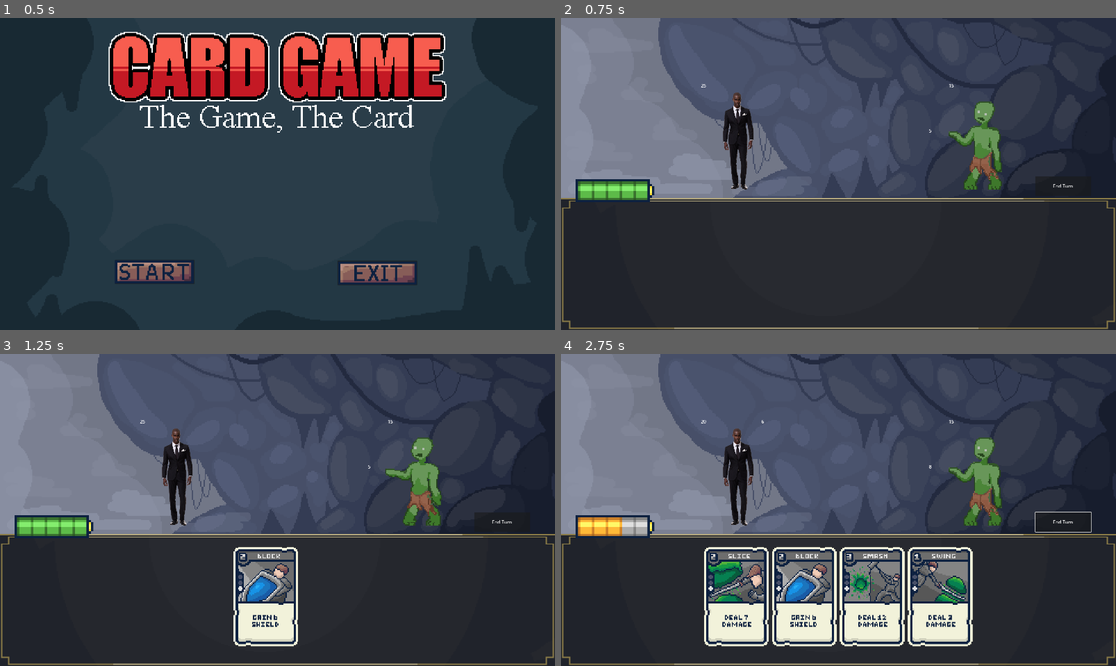
Above: before the commit, frames 1-4 (two rows, left to right).
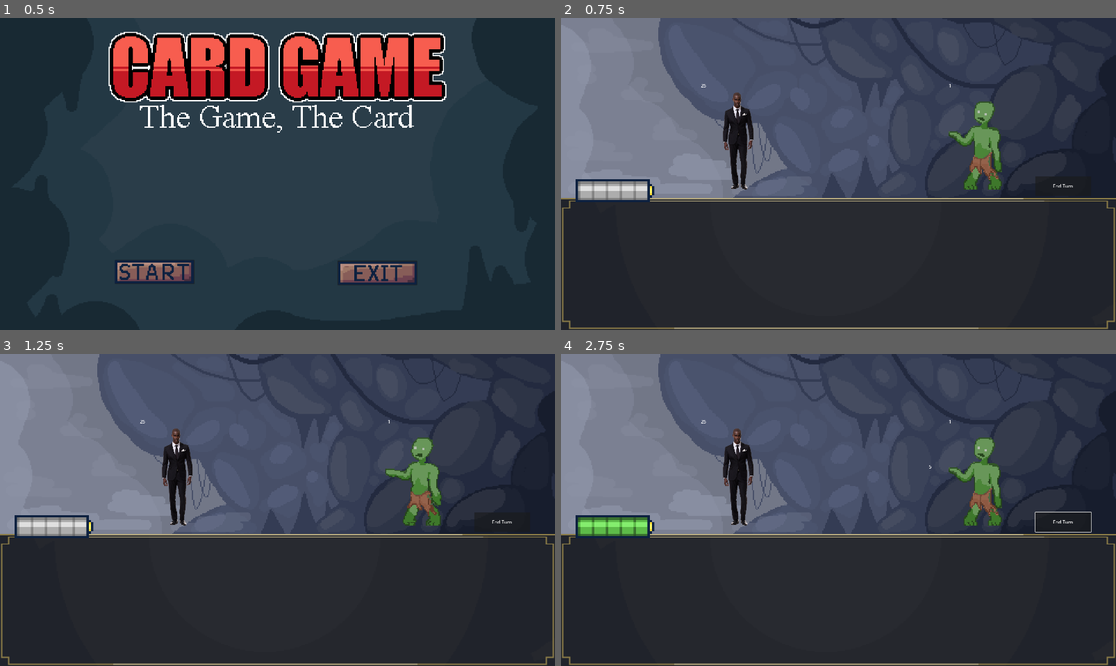
Above: after the commit, the same moments.

Repository: Fredeblok0912/Card_game
Game: Godot game, scene res://menu.tscn
The game is run twice, just before and just after one commit, with the same random seed, the same clock (stepped at 60 frames per second) and the same inputs.
Inputs (mouse positions are in pixels of both pictures, inside the frame that each line leads up to):
- Up to frame 1 (0.5 s): no input
- Up to frame 2 (0.75 s): click (716, 270) at 0.5 s
- Up to frame 3 (1.25 s): no input
- Up to frame 4 (2.75 s): click "End Turn" at 1.25 s; move the mouse to (727, 597) at 2.02 s; hold Up (ui_up) from 2.03 s (still down); click (727, 597) at 2.17 s

Frame 1 is identical in both runs. In frame 2, 0.8% of the frame differs, in the area x 3-71%, y 21-59%; in frame 3, 4.4%; in frame 4, 15%, in the area x 3-75%, y 21-94%.
Error after the commit: Invalid access to property or key 'current_energy' on a base object of type 'Nil'. (res://Cardlist.gd:3)

Commit message:
x cost, but doesnt work

Diff:
--- a/Cardlist.gd
+++ b/Cardlist.gd
@@ -1,5 +1,6 @@
 extends Node
 
+var x_cost = Gamecode.current_energy as int#x cost spends all of the remaining energy
 # Kort Database som en dictionary
 # cost = the amount of energy the card costs
 # damage = how much damage the card deals to the enemy
@@ -18,7 +19,7 @@
 	006: {"name": "Backstab","cost":2, "damage": 9, "shield": 0, "draw":0, "heal":0, "selfdamage":0,"executionmult":1,"rarity":2},
 	007: {"name": "Armor Up!","cost":3, "damage": 0, "shield": 9, "draw":0, "heal":0, "selfdamage":0,"executionmult":1,"rarity":2},
 	008: {"name": "Quick Jab","cost":1, "damage": 3, "shield": 0, "draw":1, "heal":0, "selfdamage":0,"executionmult":1,"rarity":2},
-	009: {"name": "Flurry","cost":"all remaining energy", "damage": 5, "shield": 0, "draw":0, "heal":0, "selfdamage":0,"executionmult":"amount of energy spent","rarity":2},
+	009: {"name": "Flurry","cost": x_cost, "damage": 5, "shield": 0, "draw":0, "heal":0, "selfdamage":0,"executionmult":x_cost,"rarity":2},
 	010: {"name": "Deathblow","cost":5, "damage": 35, "shield": 0, "draw":0, "heal":0, "selfdamage":0,"executionmult":1,"rarity":3},
 	011: {"name": "Singe","cost":1, "damage": 7, "shield": 0, "draw":0, "heal":0, "selfdamage":3,"executionmult":1,"rarity":1},
 	012: {"name": "Flamekick","cost":2, "damage": 15, "shield": 0, "draw":0, "heal":0, "selfdamage":5,"executionmult":1,"rarity":1},
@@ -58,7 +59,7 @@
 	}
 
 # Etablering af main Deck Arrays
-var decklist = [1,2,2,3,4,4]       		# Det permanente deck som bliver kopieret til hvert combat, er den som man skal add kort til når man køber
+var decklist = [9,9,9,9,1,2,2,3,4,4]       		# Det permanente deck som bliver kopieret til hvert combat, er den som man skal add kort til når man køber
 var current_decklist = []	# Kort som er i spillerens deck under combat, burde være tom og kopiere inholdet af decklist, men for testing rn er den fyldt
 var hand_cards = []						# Kort som er i spillerens hånd
 #Discard should be empty, this is for testing purposes
--- a/Gamecode.gd
+++ b/Gamecode.gd
@@ -94,11 +94,11 @@
 	if event is InputEventMouseButton and event.pressed and event.button_index == MOUSE_BUTTON_LEFT:
 		var cardcost = Cardlist.card_database[card_id].get("cost")
 		if not cardcost > current_energy:
-			current_energy = current_energy - cardcost
 #			print(current_energy)
 			card_played(card_id)
 			Cardlist.discard_pile.append(card_id)
 			remove_card_on_click(card_id, card_node)
+			current_energy = current_energy - cardcost
 		else:
 			print("card too expensive")
 func remove_card_on_click(card_id: int, card_node: Area2D) -> void:
--- a/game.tscn
+++ b/game.tscn
@@ -23,7 +23,7 @@
 [ext_resource type="Texture2D" uid="uid://c86bc1ote7wq4" path="res://sprite_zombie_1.png" id="20_hb5m1"]
 [ext_resource type="Script" uid="uid://vp51ded4iwdj" path="res://enemy_sprites.gd" id="21_hb5m1"]
 [ext_resource type="Script" uid="uid://cr38awxe7fkwr" path="res://Enemy_health_text.gd" id="22_qhcbd"]
-[ext_resource type="Script" uid="uid://crxyguefblvk5" path="res://Enemy_shield_text.gd" id="23_f1jbl"]
+[ext_resource type="Script" uid="uid://crxyguefblvk5" path="res://enemy_shield_text.gd" id="23_f1jbl"]
 [ext_resource type="Script" uid="uid://b1mmwmr6x1suf" path="res://enemy_shield_gain_text.gd" id="25_xa8c5"]
 [ext_resource type="Script" uid="uid://bfu00exqvq57v" path="res://enemy_attack_text.gd" id="26_5b14r"]
 [ext_resource type="Script" uid="uid://b1i7rtk3hr1rm" path="res://enemy_heal_text.gd" id="27_bnpwn"]
